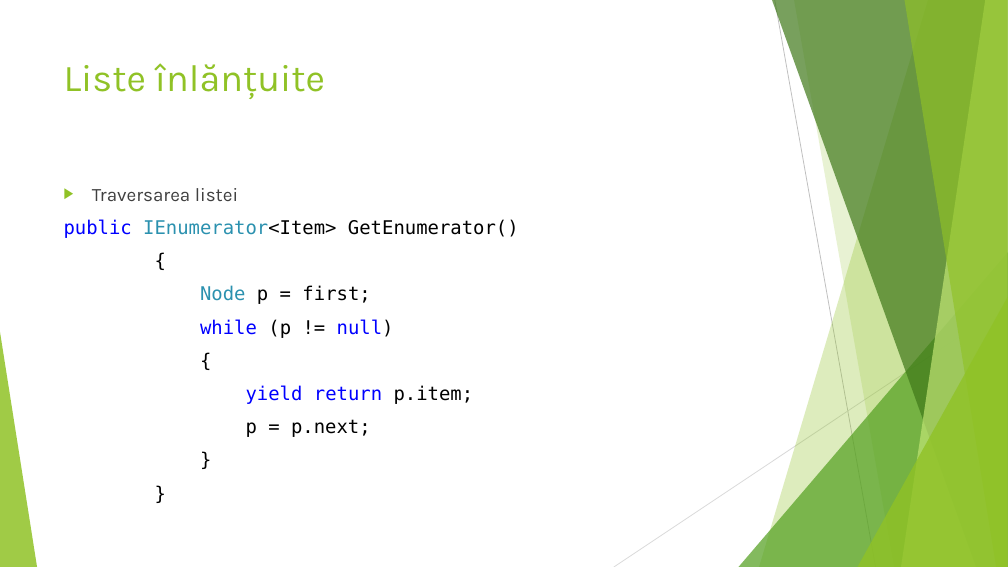
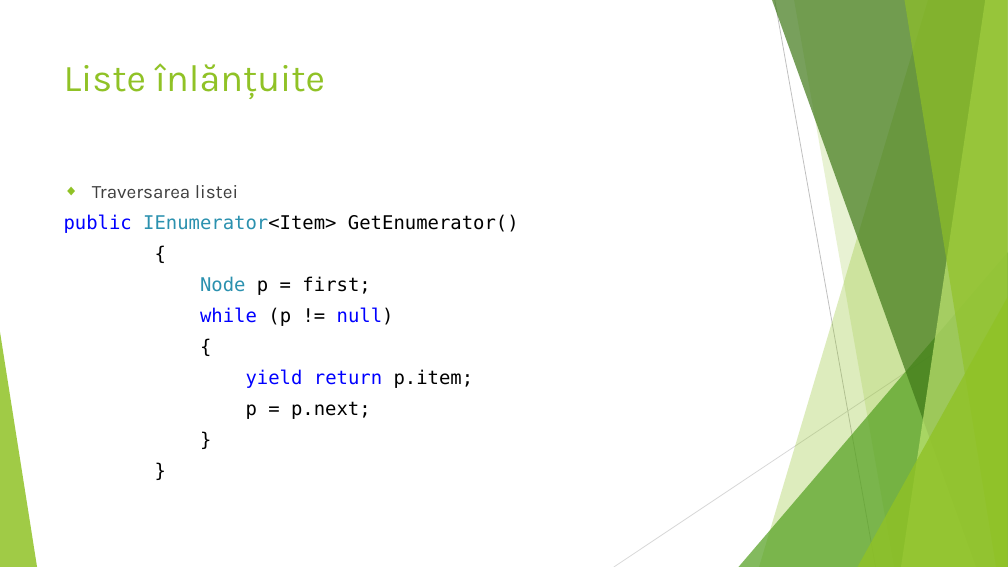
Before and after one commit to HoreaOros/ASD2015, a slide deck: slide 42 of ASD.pptx. Drawn at 1008x567 pixels with LibreOffice and Linux fonts; fonts in the diff are those of the drawing. Boxes give left, top, right and bottom in pixels: in the first picture for what was removed or moved away, otherwise in the second. Text is boxed around its words. In the diff, an @@ line names an element or a change of style, - is before the commit and + after.

```diff
--- a/ASD.pptx
+++ b/ASD.pptx
@@ text "Traversarea listei" at bbox=[64, 185, 519, 419]: text colour #404040 to #3F3F3F in "Traversarea listei"; highlight #FFFFFF to none in "public IEnumerator<Item> GetEnumerator()", "{", "Node p = first;", "while (p != null)" and 5 more places; bullet ▶ to ◆; line spacing 1 to 0.9; less space between paragraphs @@
```
Also in this commit, not shown: 239 other slides changed, 1 other file.
